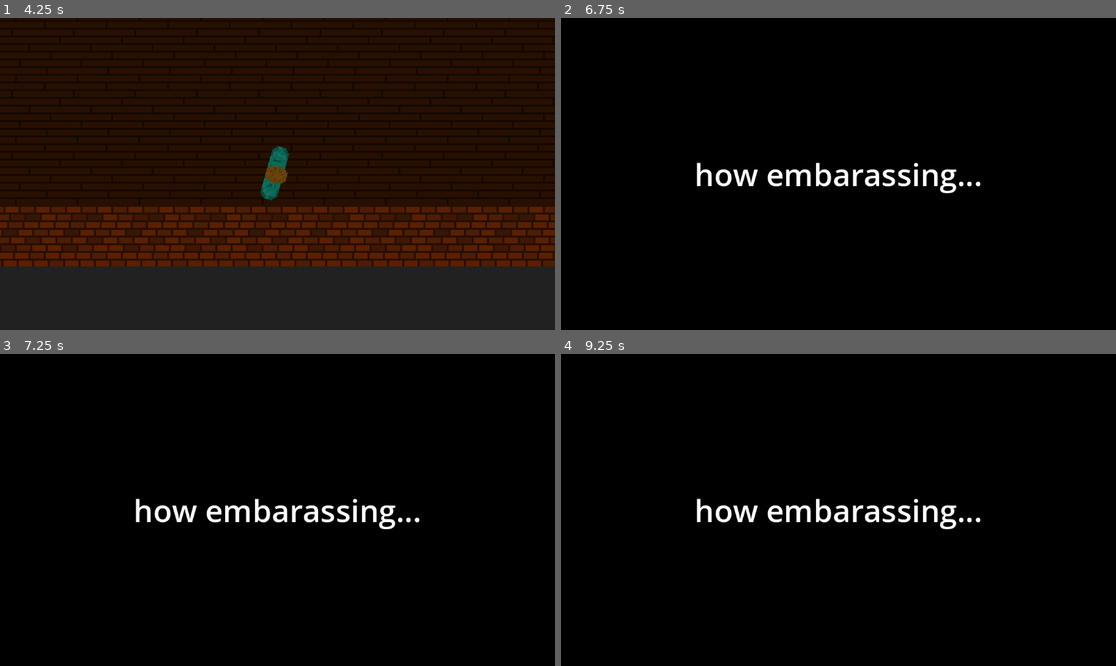
Above: before the commit, frames 1-4 (two rows, left to right).
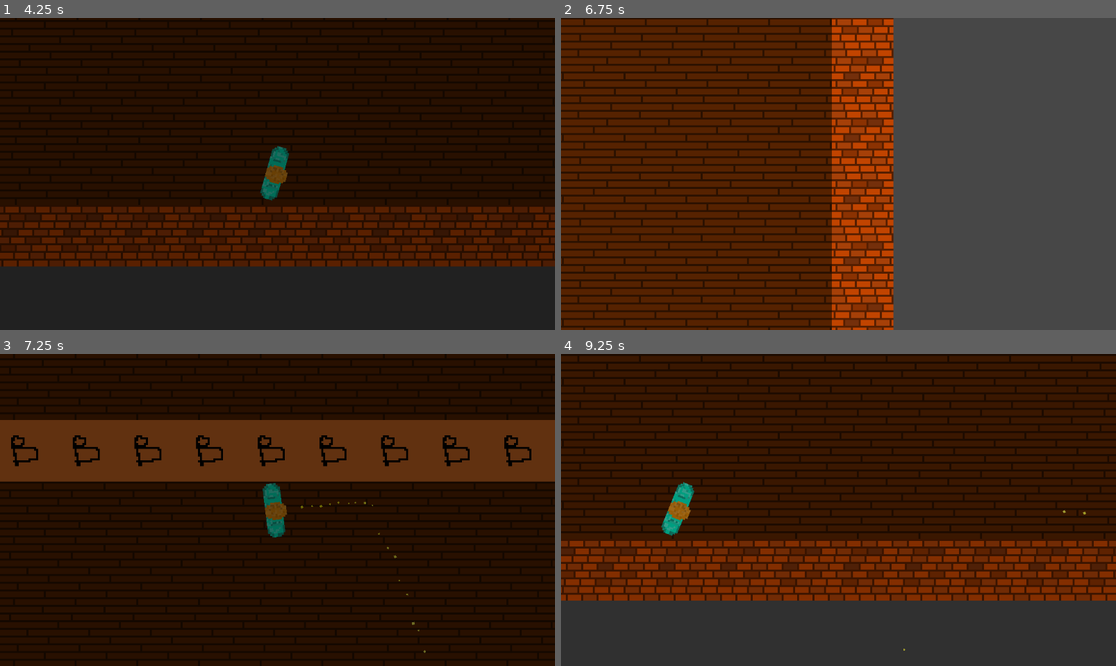
Above: after the commit, the same moments.

Repository: Jibby-Games/PizzaJam11
Game: Godot game, scene res://menu/intro.tscn
Same seed, same stepped clock (60 frames per second), same inputs: the game is played once before the commit and once after it.
Inputs (mouse positions are in pixels of both pictures, inside the frame that each line leads up to):
- Up to frame 1 (4.25 s): move the mouse to (399, 158) at 0.52 s; press the mouse at (399, 158) at 0.53 s; hold D (right) 0.53-1.28 s; move the mouse to (166, 189) at 1.27 s; release the mouse at (166, 189) at 1.28 s; hold S (down) 1.28-2.03 s; click (166, 189) at 1.35 s; move the mouse to (333, 105) at 2.02 s; press the mouse at (333, 105) at 2.03 s; hold D (right) 2.03-2.78 s; move the mouse to (249, 236) at 2.77 s; release the mouse at (249, 236) at 2.78 s; hold W (up) 2.78-3.53 s; click (249, 236) at 2.85 s; move the mouse to (444, 220) at 3.52 s; press the mouse at (444, 220) at 3.53 s; hold A (left) from 3.53 s (still down); tap R (restart) at 4.15 s
- Up to frame 2 (6.75 s): move the mouse to (672, 127) at 4.27 s; release the mouse at (672, 127) at 4.28 s; click (672, 127) at 4.35 s; move the mouse to (866, 174) at 5.02 s; release A (left) at 5.03 s; press the mouse at (866, 174) at 5.03 s; hold S (down) 5.03-5.78 s; move the mouse to (755, 96) at 5.77 s; release the mouse at (755, 96) at 5.78 s; hold D (right) 5.78-6.53 s; click (755, 96) at 5.85 s; tap Enter at 6.5 s; move the mouse to (960, 158) at 6.52 s; press the mouse at (960, 158) at 6.53 s; hold W (up) from 6.53 s (still down)
- Up to frame 3 (7.25 s): keep holding W (up)
- Up to frame 4 (9.25 s): move the mouse to (727, 525) at 7.27 s; release W (up) at 7.28 s; release the mouse at (727, 525) at 7.28 s; hold D (right) 7.28-8.03 s; click (727, 525) at 7.35 s; move the mouse to (894, 441) at 8.02 s; press the mouse at (894, 441) at 8.03 s; hold S (down) 8.03-8.78 s; move the mouse to (810, 572) at 8.77 s; release the mouse at (810, 572) at 8.78 s; hold A (left) from 8.78 s (still down); click (810, 572) at 8.85 s

Frame 1 is identical in both runs. In frame 2, 100% of the frame differs, in the area x 0-100%, y 0-100%; in frame 3, 81%; in frame 4, 100%.

Commit message:
feat: add ingame ui

Diff:
--- a/player/player.gd
+++ b/player/player.gd
@@ -39,7 +39,7 @@
 		wet_self()
 
 
-func _unhandled_input(event: InputEvent) -> void:
+func _input(event: InputEvent) -> void:
 	if event.is_action_pressed("piss"):
 		start_piss()
 
@@ -61,12 +61,14 @@
 
 func start_piss() -> void:
 	if current_piss_volume > 0:
+		print_debug("started pissing")
 		$PissParticles.emitting = true
 		is_pissing = true
 		$ShakeCamera2D.add_trauma(0.1)
 
 
 func stop_piss() -> void:
+	print_debug("stopped pissing")
 	$PissParticles.emitting = false
 	is_pissing = false
 
--- a/ui/ui.gd
+++ b/ui/ui.gd
@@ -8,6 +8,7 @@
 
 func show_ingame() -> void:
 	hide_all()
+	$Ingame.show()
 
 func show_win() -> void:
 	$WinScreen/AnimationPlayer.play("showScreen")
--- a/ui/ui.tscn
+++ b/ui/ui.tscn
@@ -95,6 +95,50 @@
 "showScreen": SubResource("Animation_wmh1e")
 }
 
+[sub_resource type="SystemFont" id="SystemFont_hrl16"]
+
+[sub_resource type="LabelSettings" id="LabelSettings_g8jyj"]
+font = SubResource("SystemFont_hrl16")
+font_size = 28
+
+[sub_resource type="Animation" id="Animation_qaem2"]
+length = 0.001
+tracks/0/type = "value"
+tracks/0/imported = false
+tracks/0/enabled = true
+tracks/0/path = NodePath("Label:rotation")
+tracks/0/interp = 1
+tracks/0/loop_wrap = true
+tracks/0/keys = {
+"times": PackedFloat32Array(0),
+"transitions": PackedFloat32Array(1),
+"update": 0,
+"values": [0.0]
+}
+
+[sub_resource type="Animation" id="Animation_gquce"]
+resource_name = "floaty"
+length = 4.0
+loop_mode = 1
+tracks/0/type = "value"
+tracks/0/imported = false
+tracks/0/enabled = true
+tracks/0/path = NodePath("Label:rotation")
+tracks/0/interp = 1
+tracks/0/loop_wrap = true
+tracks/0/keys = {
+"times": PackedFloat32Array(0, 1, 3, 4),
+"transitions": PackedFloat32Array(1, 1, 1, 1),
+"update": 0,
+"values": [0.0, 0.139626, -0.139626, 0.0]
+}
+
+[sub_resource type="AnimationLibrary" id="AnimationLibrary_fuuag"]
+_data = {
+"RESET": SubResource("Animation_qaem2"),
+"floaty": SubResource("Animation_gquce")
+}
+
 [node name="UI" type="CanvasLayer"]
 script = ExtResource("1_hd550")
 
@@ -182,3 +226,35 @@
 libraries = {
 "": SubResource("AnimationLibrary_oadq7")
 }
+
+[node name="Ingame" type="Control" parent="."]
+layout_mode = 3
+anchors_preset = 15
+anchor_right = 1.0
+anchor_bottom = 1.0
+grow_horizontal = 2
+grow_vertical = 2
+
+[node name="Label" type="Label" parent="Ingame"]
+layout_mode = 1
+anchors_preset = 7
+anchor_left = 0.5
+anchor_top = 1.0
+anchor_right = 0.5
+anchor_bottom = 1.0
+offset_left = -121.0
+offset_top = -70.0
+offset_right = 119.0
+offset_bottom = -31.0
+grow_horizontal = 2
+grow_vertical = 0
+pivot_offset = Vector2(120, 20)
+text = "Press R to restart!"
+label_settings = SubResource("LabelSettings_g8jyj")
+horizontal_alignment = 1
+
+[node name="AnimationPlayer" type="AnimationPlayer" parent="Ingame"]
+libraries = {
+"": SubResource("AnimationLibrary_fuuag")
+}
+autoplay = "floaty"
Not shown: 1 places in ui/ui.tscn that only renumber resources
